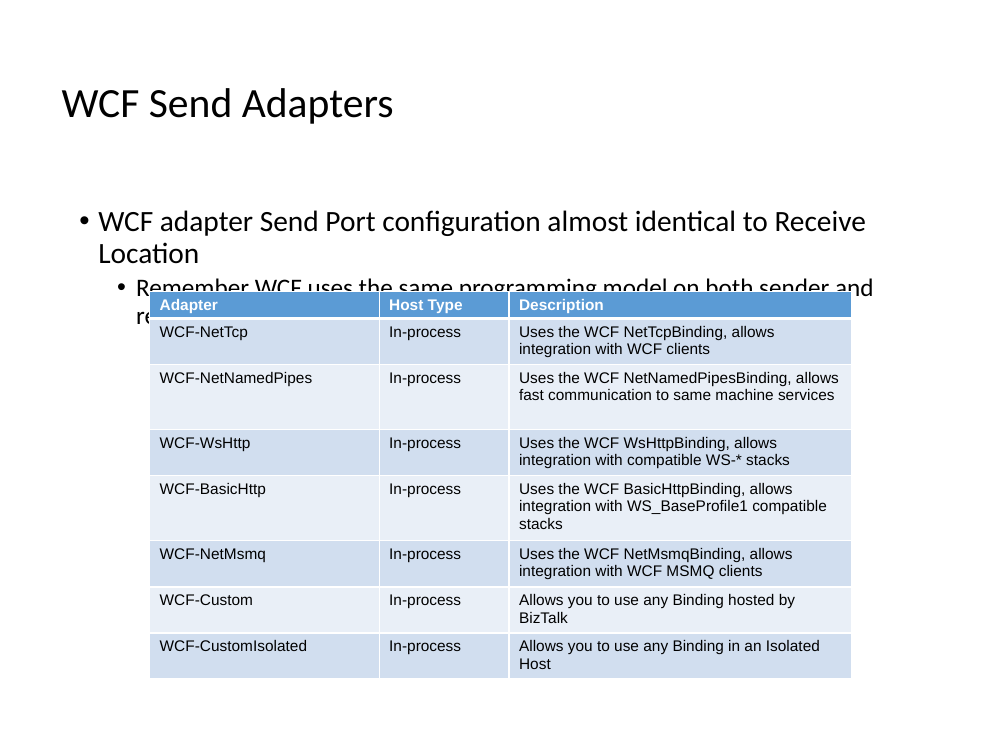
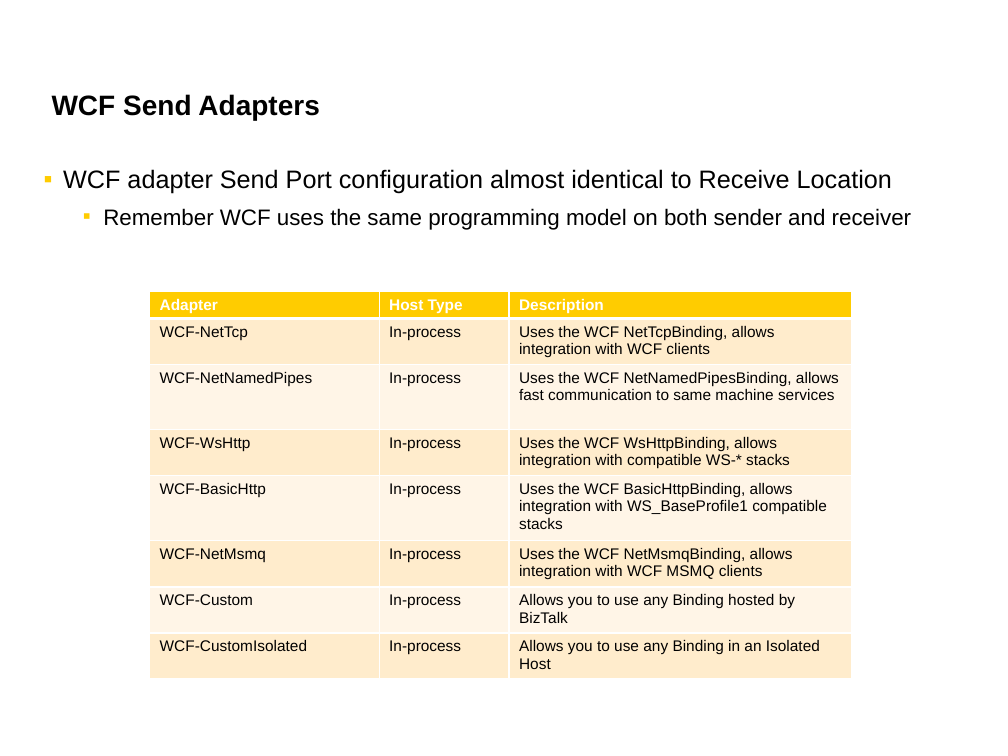
Before and after one commit to wmmihaa/BizTalk-Server---Developing-Integration-Solutions, a slide deck: slide 18 of Slides/Module 8 - Web Services and WCF.pptx. Drawn at 1008x756 pixels with LibreOffice and Linux fonts; fonts in the diff are those of the drawing. Boxes give left, top, right and bottom in pixels: in the first picture for what was removed or moved away, otherwise in the second. Text is boxed around its words. In the diff, an @@ line names an element or a change of style, - is before the commit and + after.

```diff
--- a/Slides/Module 8 - Web Services and WCF.pptx
+++ b/Slides/Module 8 - Web Services and WCF.pptx
@@ title "WCF Send Adapters" at bbox=[52, 94, 319, 120]: size 29.7 to 20 pt, font Calibri to Arial, bold on; line spacing 0.9 to 1 @@
@@ text "WCF adapter Send Port configuration ...": place and size @@
-text "WCF adapter Send Port configuration ..." at bbox=[98, 210, 874, 330]
+text "WCF adapter Send Port configuration ..." at bbox=[63, 169, 911, 230]
@@ text "WCF adapter Send Port configuration ..." at bbox=[63, 169, 911, 230]: size 21 to 18 pt in "WCF adapter Send Port configuration almost identical ..."; font Calibri to Arial; size 18 to 16 pt in "Remember WCF uses the same programming model ..."; bullet • to ▪; line spacing 0.9 to 1; more space between paragraphs @@
@@ table at bbox=[149, 291, 852, 685] @@
@@ fill #5B9BD5 to #FFCC00 in row 1 @@
@@ fill #D2DEEF to #FFECCC in 12 cells @@
@@ fill #EAEFF7 to #FFF6E7 in 9 cells @@
```
Also in this commit, not shown: 33 other slides changed.
